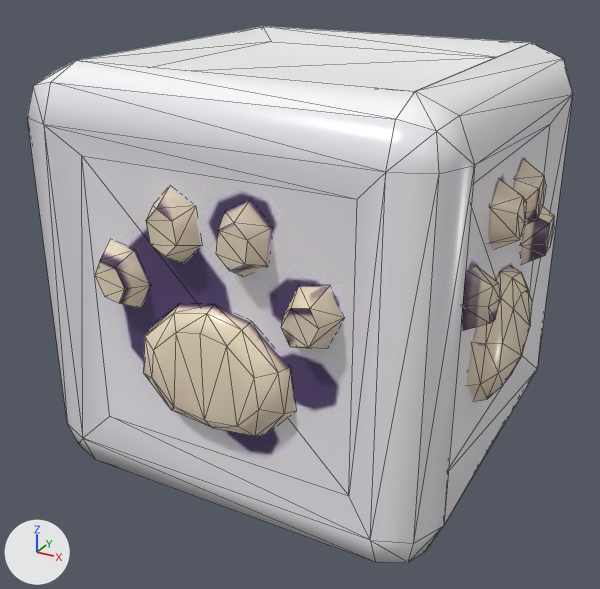
The glTF model yapi/model/pilot/pl_kup.glb as it was, and as the next commit left it.
Before and after are seen from a 50 mm camera at (1.41, -2.71, 1.16) aimed at (-0.03, -0.09, -0.14). The lights are fixed; the arrows at lower left show +X, +Y and +Z. The picture after the commit comes second. Mesh edges are drawn as thin lines. Vertices at exactly the same position are counted once.

The first picture shows 'pl_kup'.
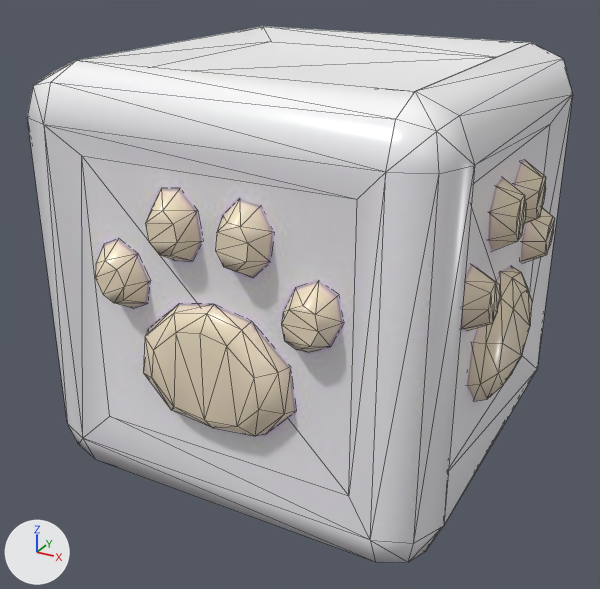
Where the change shows, as pixel boxes [x1, y1, x2, y2] in the pictures (600 x 589 px):
part 1 of me_pl_kup, rebuilt
    before: [514, 159, 546, 225]
    after: [514, 161, 546, 223]
part 2 of me_pl_kup, rebuilt
    before: [216, 200, 271, 276]
    after: [215, 200, 272, 277]
part 3 of me_pl_kup, rebuilt
    before: [461, 267, 500, 330]
    after: [461, 265, 500, 330]
part 4 of me_pl_kup, rebuilt
    both: [95, 240, 149, 308]
part 5 of me_pl_kup, rebuilt (6% wider)
    before: [522, 206, 554, 264]
    after: [521, 208, 555, 263]
part 6 of me_pl_kup, rebuilt (13% taller)
    before: [281, 287, 343, 349]
    after: [281, 282, 342, 352]
part 7 of me_pl_kup, rebuilt
    before: [489, 179, 526, 249]
    after: [488, 178, 526, 251]
part 8 of me_pl_kup, rebuilt (6% shorter)
    before: [146, 187, 201, 263]
    after: [145, 190, 201, 261]
part 9 of me_pl_kup, surface changed
    both: [28, 83, 550, 499]

Patch to the scene script:
```diff
--- a/yapi/model/pilot/pl_kup.glb.py
+++ b/yapi/model/pilot/pl_kup.glb.py
@@ me_pl_kup @@
 # used by ob_pl_kup; location = (0.0, 0.0, 0.0)
-me_pl_kup.from_pydata(...)  # 392 vertices, 604 faces; spans x -0.8..0.8, y -0.8..0.8, z -0.77..0.77
+me_pl_kup.from_pydata(...)  # 456 vertices, 700 faces; spans x -0.8..0.8, y -0.8..0.8, z -0.77..0.77
+# me_pl_kup part 1: the loose piece of 12 vertices spanning x 0.72..0.8, y 0.04..0.22, z 0.19..0.44 is rebuilt with 16 vertices and now spans x 0.72..0.8, y 0.03..0.22, z 0.19..0.44
+# me_pl_kup part 2: the loose piece of 12 vertices spanning x 0.04..0.22, y -0.8..-0.72, z 0.19..0.44 is rebuilt with 16 vertices and now spans x 0.03..0.22, y -0.8..-0.72, z 0.19..0.44
+# me_pl_kup part 3: the loose piece of 12 vertices spanning x 0.72..0.8, y -0.46..-0.25, z -0.01..0.22 is rebuilt with 16 vertices and now spans x 0.72..0.8, y -0.46..-0.25, z -0.02..0.23
+# me_pl_kup part 4: the loose piece of 12 vertices spanning x -0.46..-0.25, y -0.8..-0.72, z -0.01..0.22 is rebuilt with 16 vertices and now spans x -0.46..-0.25, y -0.8..-0.72, z -0.02..0.23
+# me_pl_kup part 5: the loose piece of 12 vertices spanning x 0.72..0.8, y 0.25..0.46, z -0.01..0.22 is rebuilt with 16 vertices and now spans x 0.72..0.8, y 0.25..0.46, z -0.02..0.23
+# me_pl_kup part 6: the loose piece of 12 vertices spanning x 0.25..0.46, y -0.8..-0.72, z -0.01..0.22 is rebuilt with 16 vertices and now spans x 0.25..0.46, y -0.8..-0.72, z -0.02..0.23
+# me_pl_kup part 7: the loose piece of 12 vertices spanning x 0.72..0.8, y -0.22..-0.04, z 0.19..0.44 is rebuilt with 16 vertices and now spans x 0.72..0.8, y -0.22..-0.03, z 0.19..0.44
+# me_pl_kup part 8: the loose piece of 12 vertices spanning x -0.22..-0.04, y -0.8..-0.72, z 0.19..0.44 is rebuilt with 16 vertices and now spans x -0.22..-0.03, y -0.8..-0.72, z 0.19..0.44
+# me_pl_kup part 9: 208 kept faces spanning x -0.77..0.8, y -0.8..0.77, z -0.72..0.72 get new texture (UV) coordinates
+# other edits to the shape of me_pl_kup do not show in these pictures
 me_pl_kup.materials.append(mat_pl_kup)
```
